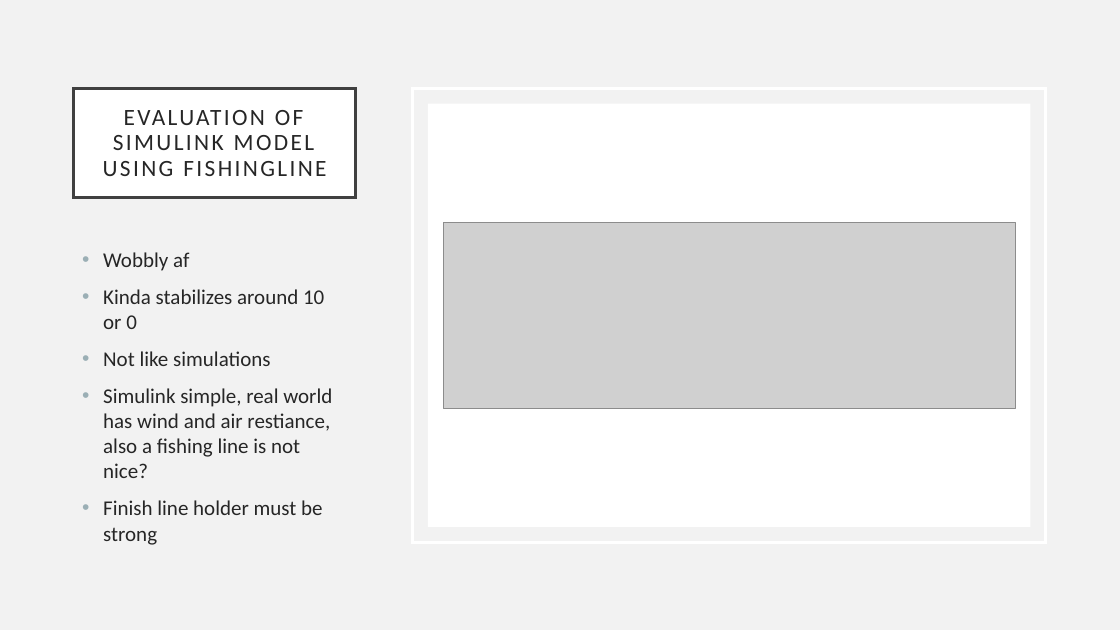
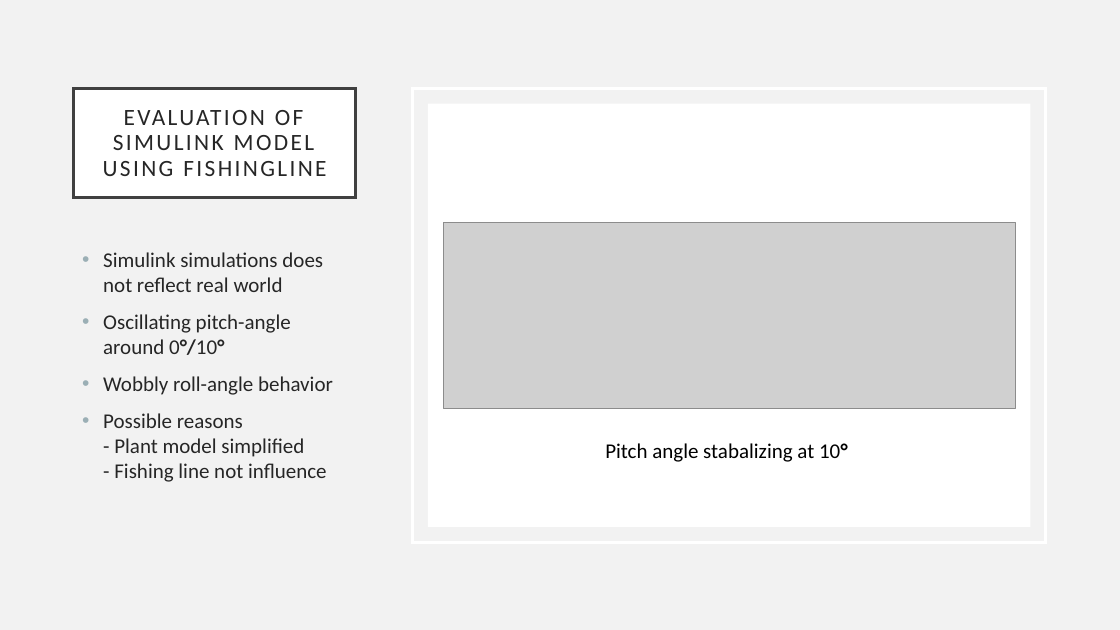
Before and after one commit to jonherz/quadcopter_g22, a slide deck: slide 9 of project_presentation/project_presentation.pptx (slide 8 before the commit). Drawn at 1120x630 pixels with LibreOffice and Linux fonts; fonts in the diff are those of the drawing; grey boxes stand for pictures. Boxes give left, top, right and bottom in pixels: in the first picture for what was removed or moved away, otherwise in the second. Text is boxed around its words. In the diff, an @@ line names an element or a change of style, - is before the commit and + after.

```diff
--- a/project_presentation/project_presentation.pptx
+++ b/project_presentation/project_presentation.pptx
@@ text at [103, 252, 333, 482]: text changed @@
-• Wobbly af
-• Kinda stabilizes around 10 or 0
-• Not like simulations
-• Simulink simple, real world has wind and air restiance, also a fishing line is not nice?
-• Finish line holder must be strong
+• Simulink simulations does not reflect real world
+• Oscillating pitch-angle around 0°/10°
+• Wobbly roll-angle behavior
+• Possible reasons
+  - Plant model simplified
+  - Fishing line not influence
@@ text added at [605, 443, 848, 462], 18 pt, text #000000 @@
+Pitch angle stabalizing at 10°
```
Also in this commit, not shown: 2 other slides changed, 1 slide added.
